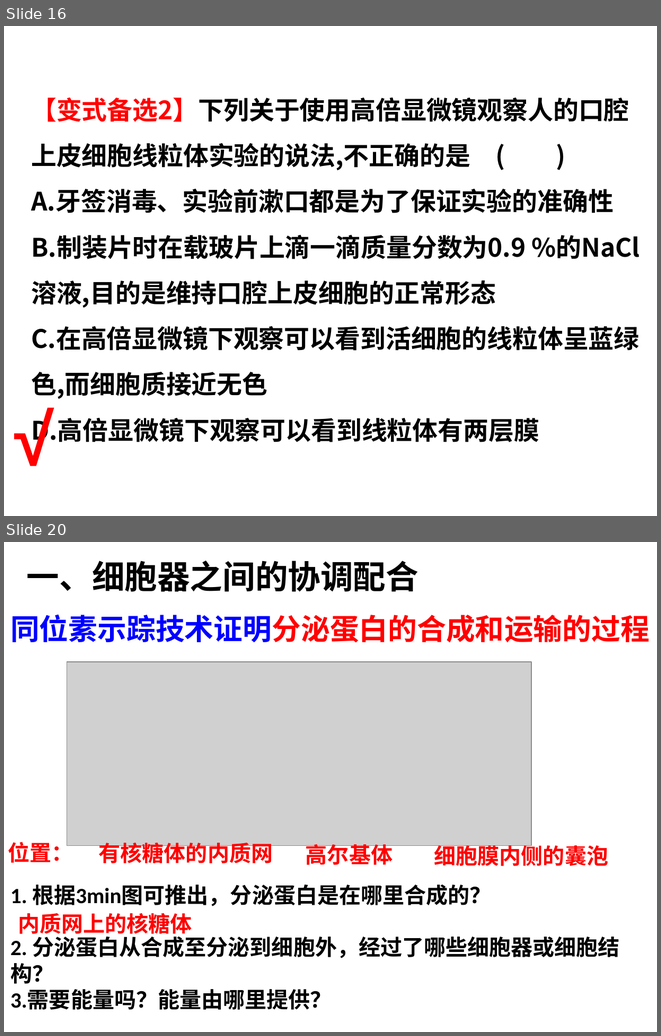
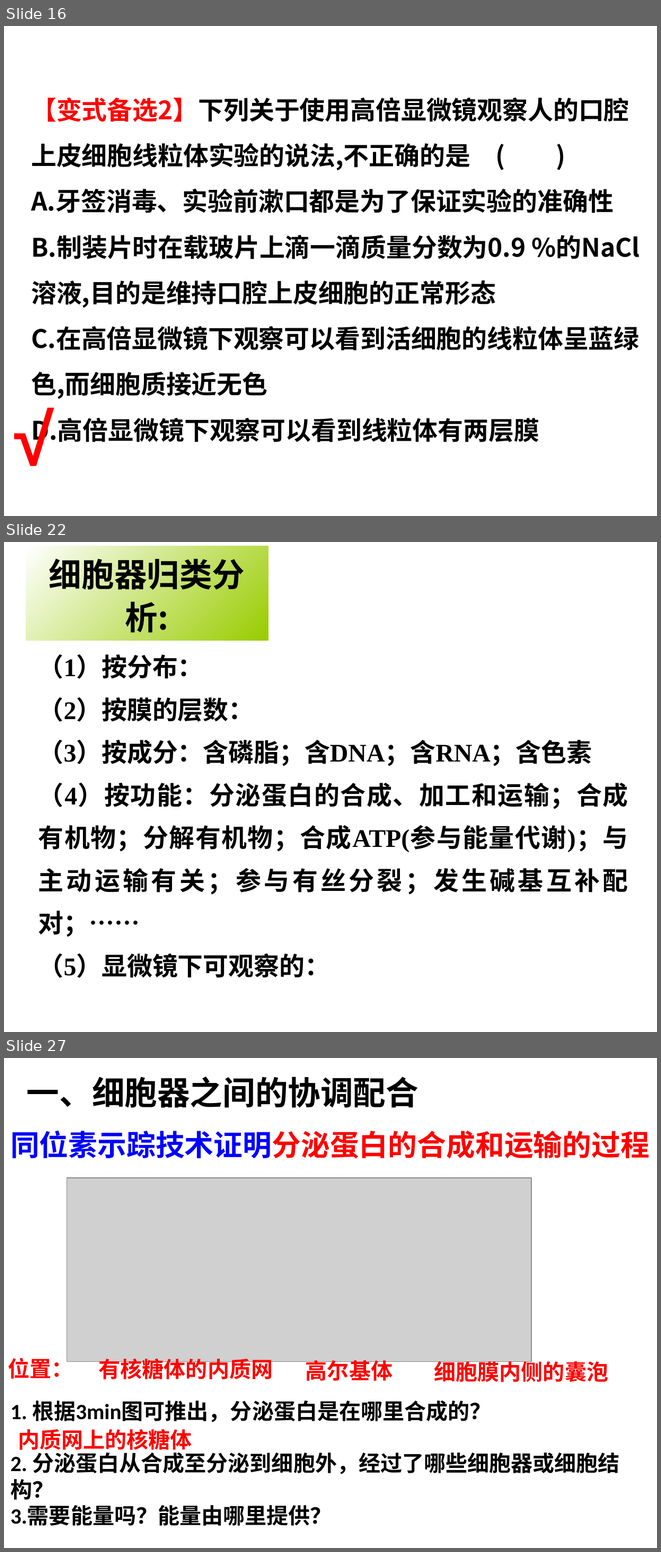
Before and after one commit to ZogeMung/class10, a slide deck: shengwu/rao3.2细胞器系统内的分工合作.ppt. Shown one above the other, each under a label of ours: slides 16 and 20 before the commit, slides 16, 22 and 27 after it; the slides between them are not shown. The pictures are 661x1036 and 661x1552 pixels, drawn with LibreOffice and Linux fonts; fonts in the diff are those of the drawing; grey boxes stand for pictures. Boxes give left, top, right and bottom in pixels: in the first picture for what was removed or moved away, otherwise in the second. Text is boxed around its words. In the diff, an @@ line names an element or a change of style, - is before the commit and + after.

```diff
--- a/shengwu/rao3.2细胞器系统内的分工合作.ppt
+++ b/shengwu/rao3.2细胞器系统内的分工合作.ppt
@@ slide 22 added at (4, 542, 657, 1032), background #FFFFFF @@
@@ rectangle added at (26, 546, 268, 641), fill gradient #FFFFFF to #99CC00, 36 pt, text #000000, bold @@
+细胞器归类分析:
@@ text added at (38, 654, 628, 978), 28 pt, text #000000, bold @@
+（1）按分布：
+（2）按膜的层数：
+（3）按成分：含磷脂；含DNA；含RNA；含色素
+（4）按功能：分泌蛋白的合成、加工和运输；合成有机物；分解有机物；合成ATP(参与能量代谢)；与主动运输有关；参与有丝分裂；发生碱基互补配对；……
+（5）显微镜下可观察的：
@@ what was slide 20 is now slide 27 @@
```
Also in this commit, not shown: 2 slides changed, 12 other slides added, 7 slides removed, 4 other files.
